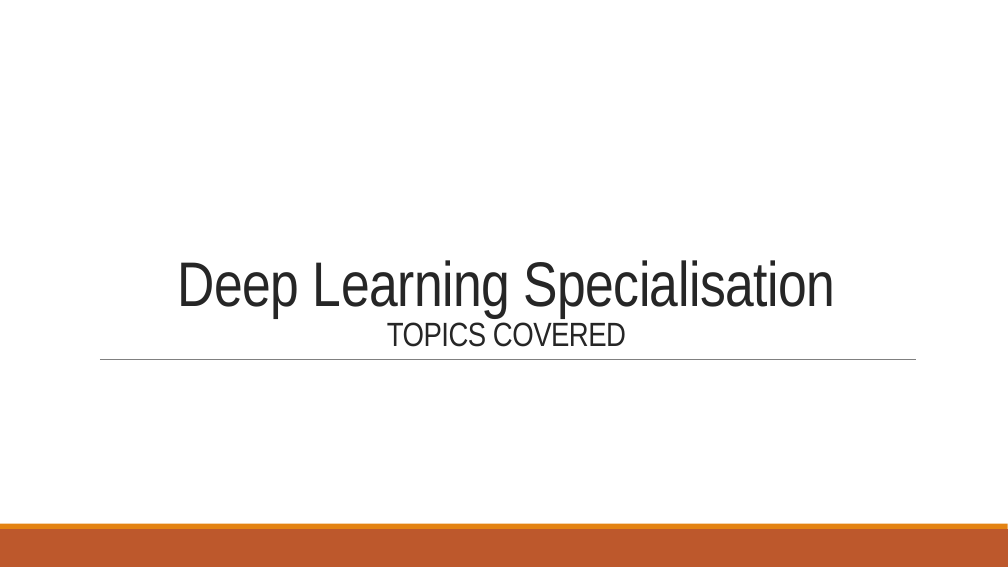
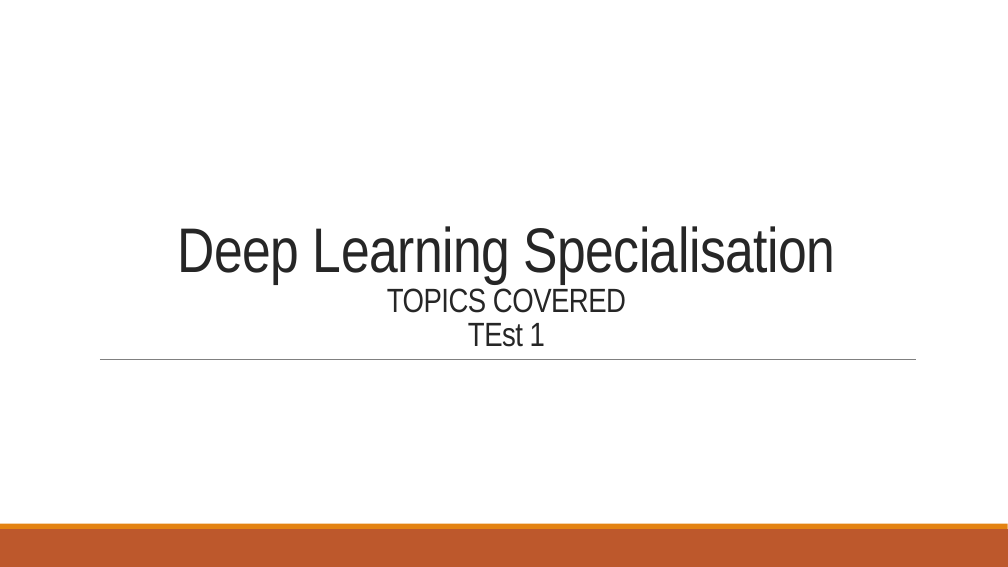
Before and after one commit to VarunBohara/Mini-Project-Documents, a slide deck: slide 1 of TOPICS COVERED (updated) (1).pptx. Drawn at 1008x567 pixels with LibreOffice and Linux fonts; fonts in the diff are those of the drawing. Boxes give left, top, right and bottom in pixels: in the first picture for what was removed or moved away, otherwise in the second. Text is boxed around its words. In the diff, an @@ line names an element or a change of style, - is before the commit and + after.

```diff
--- a/TOPICS COVERED (updated) (1).pptx
+++ b/TOPICS COVERED (updated) (1).pptx
@@ title at <box>178,226,835,347</box>: text changed @@
-Deep Learning Specialisation
-TOPICS COVERED
+Deep Learning Specialisation
+TOPICS COVERED
+TEst 1
```
